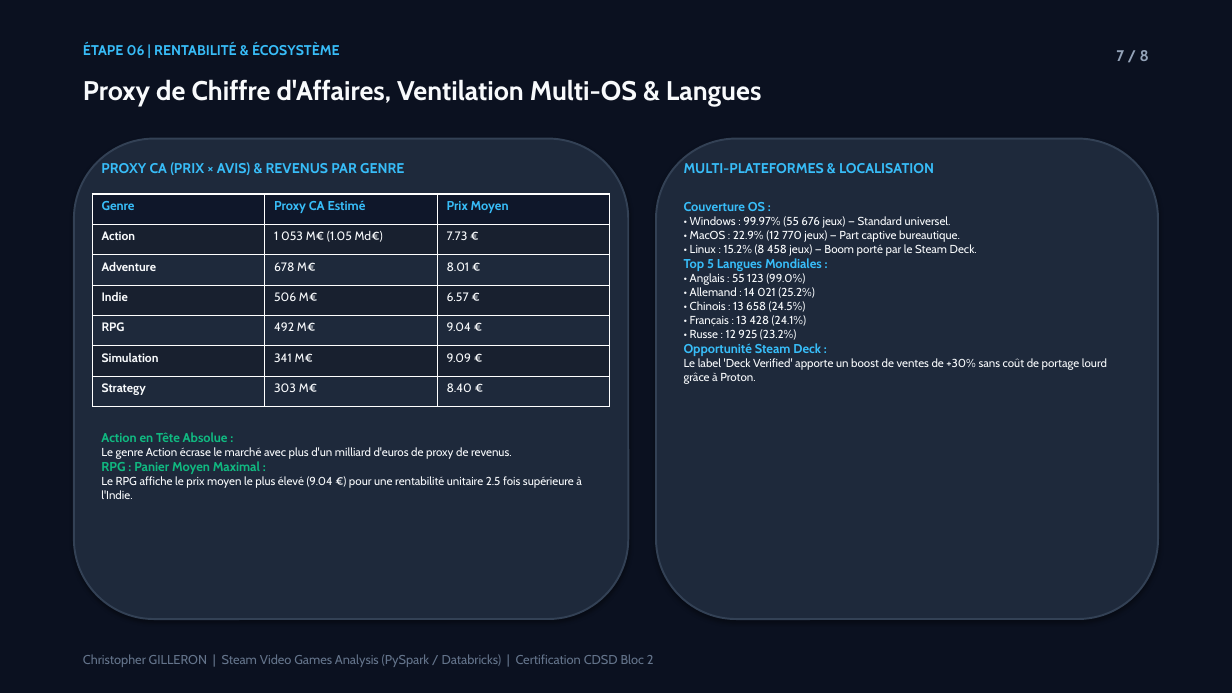
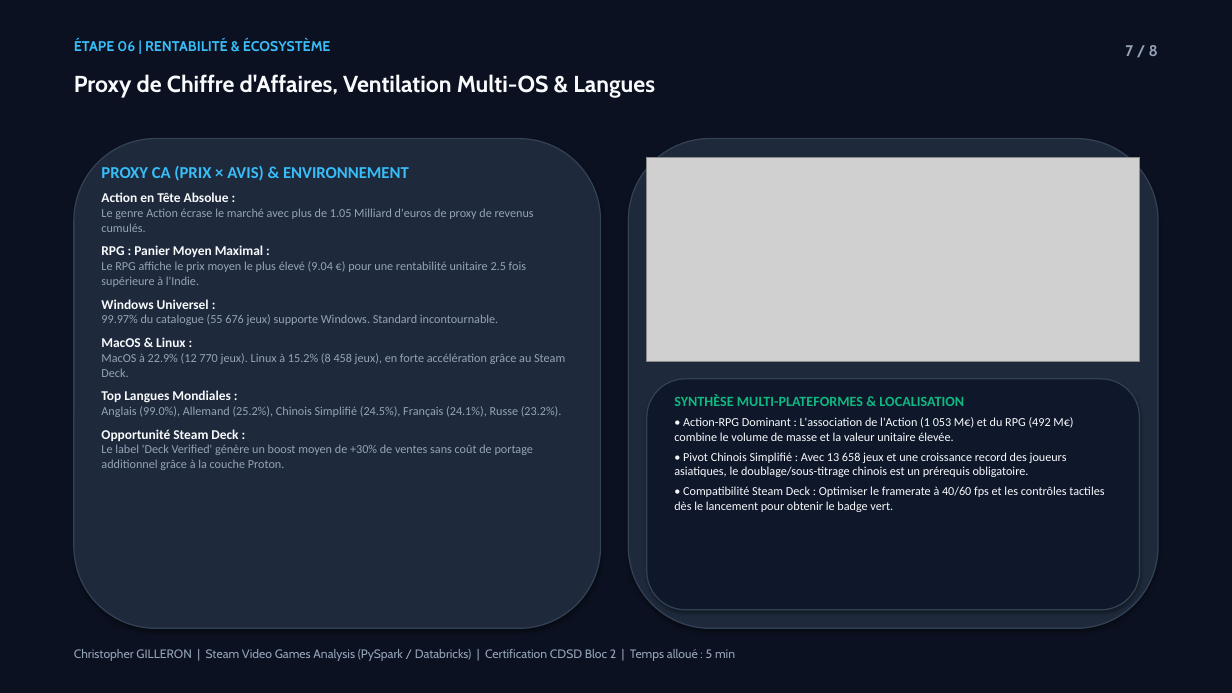
Before and after one commit to Elkristobal59/CERTIFICATION_CDSD, a slide deck: slide 7 of Bloc_2_Analyse_Exploratoire/Steam/Steam_presentation.pptx. Drawn at 1232x693 pixels with LibreOffice and Linux fonts; fonts in the diff are those of the drawing; grey boxes stand for pictures. Boxes give left, top, right and bottom in pixels: in the first picture for what was removed or moved away, otherwise in the second. Text is boxed around its words. In the diff, an @@ line names an element or a change of style, - is before the commit and + after.

Commit message:
feat(certif): integration des visuels des notebooks dans les pptx Steam, Walmart et North Face (8 slides)

```diff
--- a/Bloc_2_Analyse_Exploratoire/Steam/Steam_presentation.pptx
+++ b/Bloc_2_Analyse_Exploratoire/Steam/Steam_presentation.pptx
@@ text "ÉTAPE 06 | RENTABILITÉ & ..." moved from (x1=83, y1=43, x2=340, y2=55) to (x1=74, y1=38, x2=331, y2=51) @@
@@ text "7 / 8" moved from (x1=1116, y1=50, x2=1149, y2=61) to (x1=1125, y1=45, x2=1158, y2=56) @@
@@ text "Proxy de Chiffre d'Affaires, Ventilation ..." at (x1=74, y1=74, x2=655, y2=98): size 21 to 18 pt @@
@@ rounded rectangle resized from (x1=74, y1=139, x2=628, y2=619) to (x1=74, y1=139, x2=601, y2=628) @@
@@ rounded rectangle at (x1=74, y1=139, x2=601, y2=628): outline #334155 1.5 pt to #334155 1 pt @@
@@ rounded rectangle added at (x1=628, y1=139, x2=1158, y2=628), fill #1E293B, outline #334155 1 pt @@
@@ text "PROXY CA (PRIX × AVIS) ..." moved from (x1=101, y1=432, x2=582, y2=499) to (x1=101, y1=166, x2=565, y2=470) @@
@@ text at (x1=101, y1=166, x2=409, y2=181): paragraph added @@
+PROXY CA (PRIX × AVIS) & ENVIRONNEMENT
@@ text removed at (x1=101, y1=162, x2=404, y2=175) @@
-PROXY CA (PRIX × AVIS) & REVENUS PAR GENRE
@@ picture added at (x1=647, y1=157, x2=1140, y2=361) @@
@@ text removed at (x1=684, y1=163, x2=934, y2=173) @@
-MULTI-PLATEFORMES & LOCALISATION
@@ table removed at (x1=92, y1=194, x2=611, y2=407), 7 rows, 3 columns @@
-Genre | Proxy CA Estimé | Prix Moyen
-Action | 1 053 M€ (1.05 Md€) | 7.73 €
-Adventure | 678 M€ | 8.01 €
-Indie | 506 M€ | 6.57 €
-RPG | 492 M€ | 9.04 €
-Simulation | 341 M€ | 9.09 €
-Strategy | 303 M€ | 8.40 €
@@ text at (x1=101, y1=208, x2=534, y2=232): text changed; size 9 to 9.5 pt; font Cabin to Calibri; text colour #F8FAFC to #94A3B8 @@
-Le genre Action écrase le marché avec plus d'un milliard d'euros de proxy de revenus.
+Le genre Action écrase le marché avec plus de 1.05 Milliard d'euros de proxy de revenus cumulés.
@@ text at (x1=101, y1=192, x2=526, y2=287): size 10 to 10.5 pt, text colour #10B981 to #F8FAFC in "Action en Tête Absolue :", "RPG : Panier Moyen Maximal :"; font Cabin to Calibri in "Action en Tête Absolue :", "RPG : Panier Moyen Maximal :", "Le RPG affiche le prix moyen le ..."; size 9 to 9.5 pt, text colour #F8FAFC to #94A3B8 in "Le RPG affiche le prix moyen le ..."; more space between paragraphs @@
@@ text removed at (x1=684, y1=202, x2=1107, y2=384) @@
-Couverture OS :
-• Windows : 99.97% (55 676 jeux) — Standard universel.
-• MacOS : 22.9% (12 770 jeux) — Part captive bureautique.
-• Linux : 15.2% (8 458 jeux) — Boom porté par le Steam Deck.
-Top 5 Langues Mondiales :
-• Anglais : 55 123 (99.0%)
-• Allemand : 14 021 (25.2%)
-• Chinois : 13 658 (24.5%)
-• Français : 13 428 (24.1%)
-• Russe : 12 925 (23.2%)
-Opportunité Steam Deck :
-Le label 'Deck Verified' apporte un boost de ventes de +30% sans coût de portage lourd grâce à Proton.
@@ text at (x1=101, y1=299, x2=565, y2=470): paragraphs added @@
+Windows Universel :
+99.97% du catalogue (55 676 jeux) supporte Windows. Standard incontournable.
+MacOS & Linux :
+MacOS à 22.9% (12 770 jeux). Linux à 15.2% (8 458 jeux), en forte accélération grâce au Steam Deck.
+Top Langues Mondiales :
+Anglais (99.0%), Allemand (25.2%), Chinois Simplifié (24.5%), Français (24.1%), Russe (23.2%).
+Opportunité Steam Deck :
+Le label 'Deck Verified' génère un boost moyen de +30% de ventes sans coût de portage additionnel grâce à la couche Proton.
@@ rounded rectangle resized from (x1=656, y1=139, x2=1158, y2=619) to (x1=647, y1=379, x2=1140, y2=610) @@
@@ rounded rectangle at (x1=647, y1=379, x2=1140, y2=610): fill #1E293B to #0F172A; outline #334155 1.5 pt to #334155 1 pt @@
@@ text added at (x1=674, y1=394, x2=1104, y2=512), 9.5 pt, text #F8FAFC @@
+SYNTHÈSE MULTI-PLATEFORMES & LOCALISATION
+• Action-RPG Dominant : L'association de l'Action (1 053 M€) et du RPG (492 M€) combine le volume de masse et la valeur unitaire élevée.
+• Pivot Chinois Simplifié : Avec 13 658 jeux et une croissance record des joueurs asiatiques, le doublage/sous-titrage chinois est un prérequis obligatoire.
+• Compatibilité Steam Deck : Optimiser le framerate à 40/60 fps et les contrôles tactiles dès le lancement pour obtenir le badge vert.
@@ text at (x1=74, y1=649, x2=735, y2=661): text changed; size 10 to 9.5 pt; text colour #64748B to #94A3B8 @@
-Christopher GILLERON | Steam Video Games Analysis (PySpark / Databricks) | Certification CDSD Bloc 2
+Christopher GILLERON | Steam Video Games Analysis (PySpark / Databricks) | Certification CDSD Bloc 2 | Temps alloué : 5 min
```
Also in this commit, not shown: 7 other slides changed, 5 other files.
